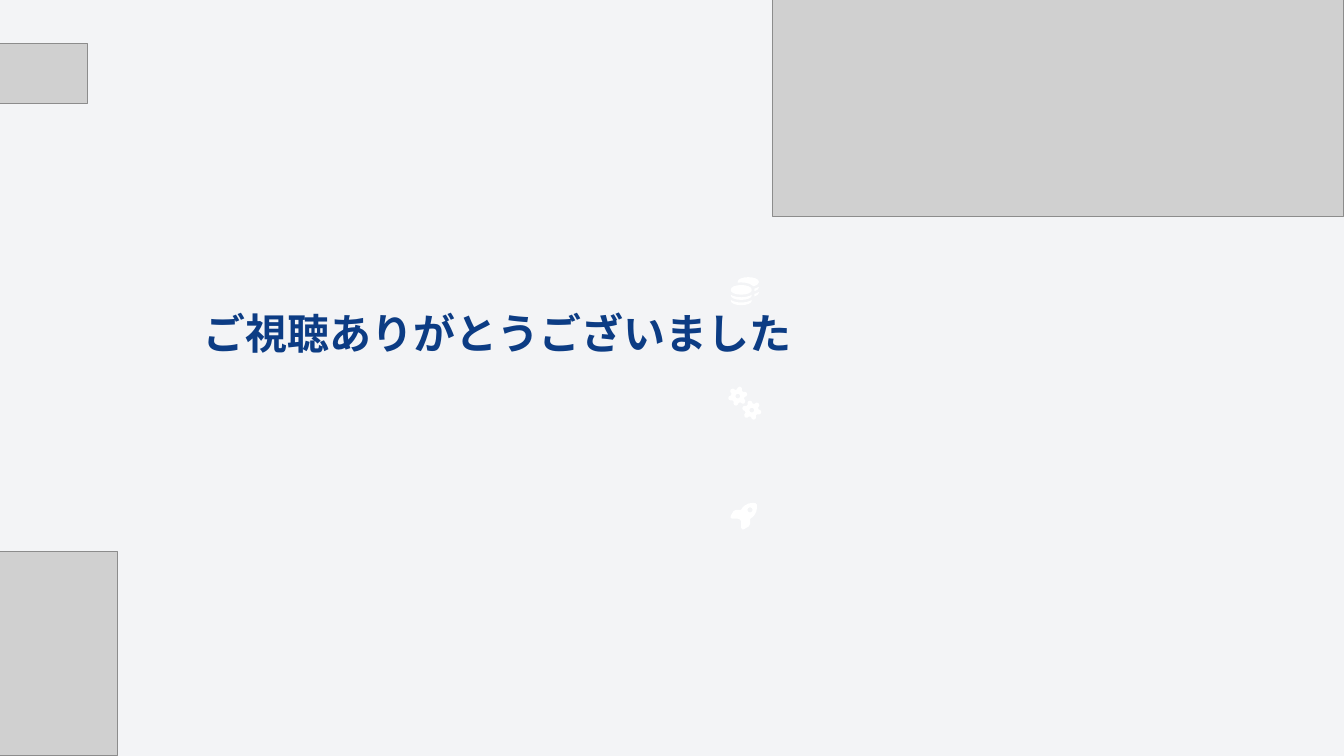
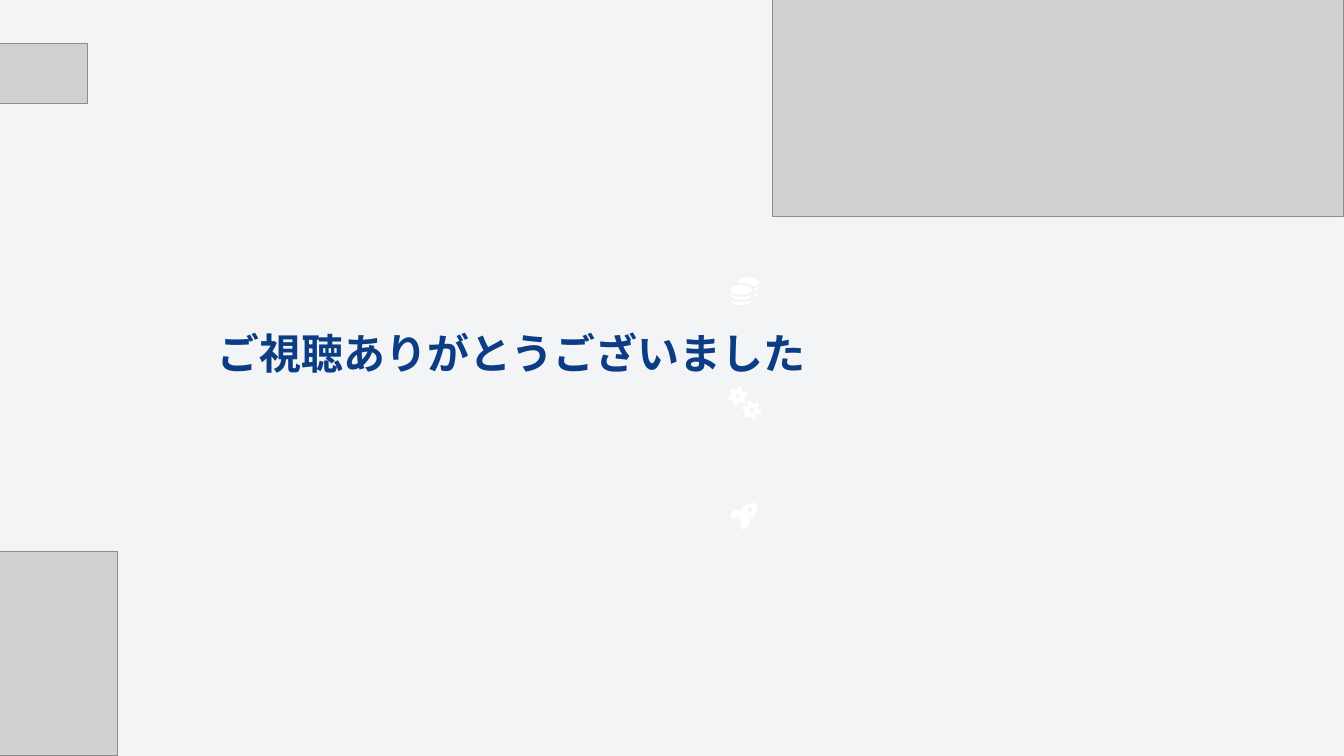
Before and after one commit to fyh0074/0074, a slide deck: slide 7 of RagとGuacamole：関係と仕組みの紹介.pptx (slide 8 before the commit). Drawn at 1344x756 pixels with LibreOffice and Linux fonts; fonts in the diff are those of the drawing; grey boxes stand for pictures; background and template pictures are left out. Boxes give left, top, right and bottom in pixels: in the first picture for what was removed or moved away, otherwise in the second. Text is boxed around its words. In the diff, an @@ line names an element or a change of style, - is before the commit and + after.

```diff
--- a/RagとGuacamole：関係と仕組みの紹介.pptx
+++ b/RagとGuacamole：関係と仕組みの紹介.pptx
@@ text "ご視聴ありがとうございました": place and size @@
-text "ご視聴ありがとうございました" at [204,312,792,353]
+text "ご視聴ありがとうございました" at [218,332,806,373]
```
Also in this commit, not shown: 3 other slides changed, 1 slide added, 2 slides removed.
